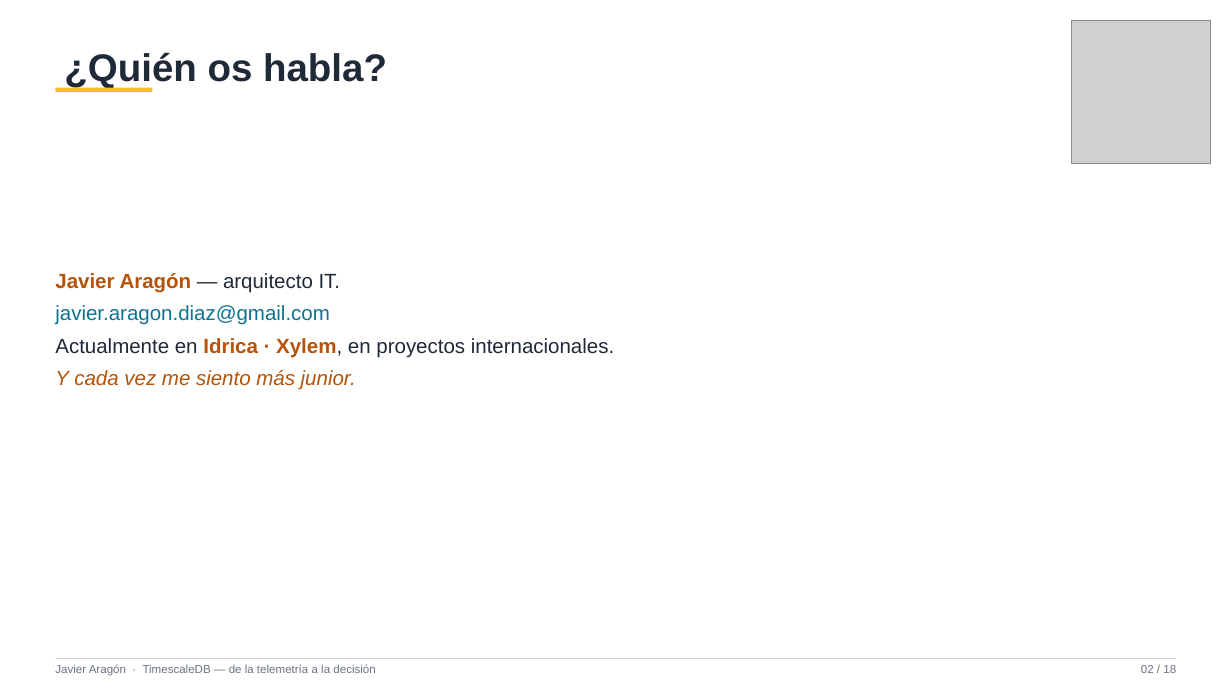
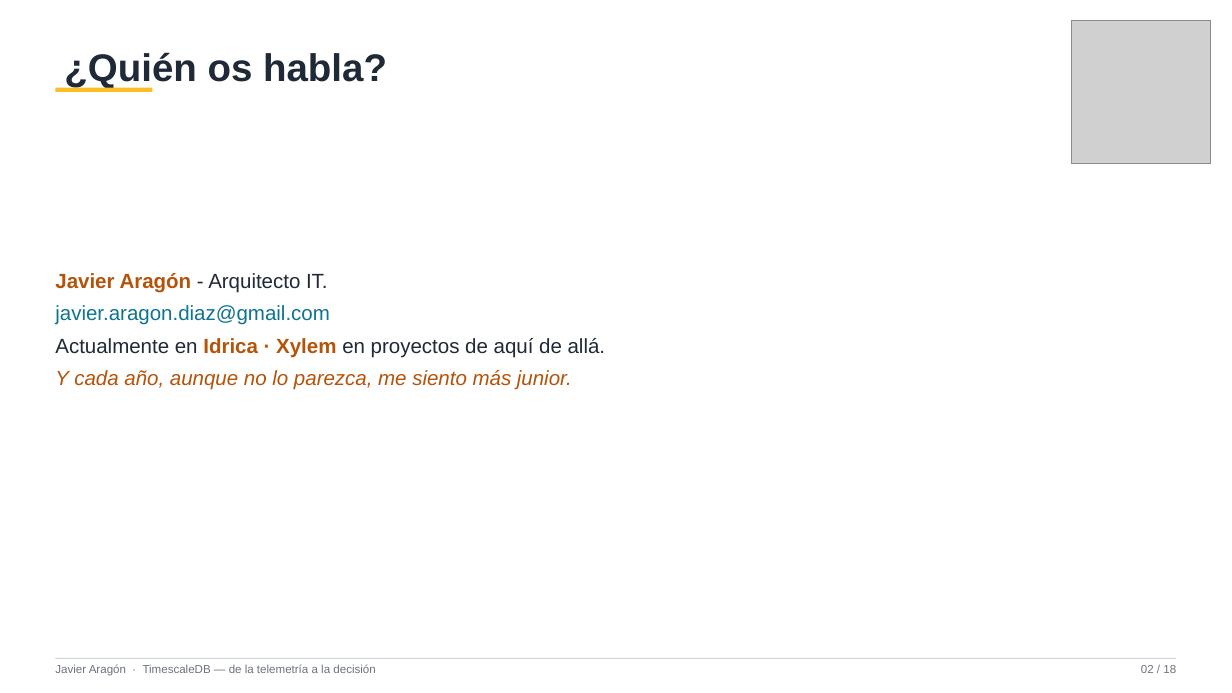
Before and after one commit to xavipuerto/autometrics-demo, a slide deck: slide 2 of TimescaleDB-PPT-Javier.pptx. Drawn at 1232x693 pixels with LibreOffice and Linux fonts; fonts in the diff are those of the drawing; grey boxes stand for pictures. Boxes give left, top, right and bottom in pixels: in the first picture for what was removed or moved away, otherwise in the second. Text is boxed around its words. In the diff, an @@ line names an element or a change of style, - is before the commit and + after.

Commit message:
PPT: ajustar la bio de la portada (Javier Aragon - Arquitecto IT, proyectos de aqui de alla)

```diff
--- a/TimescaleDB-PPT-Javier.pptx
+++ b/TimescaleDB-PPT-Javier.pptx
@@ text at (x1=55, y1=273, x2=328, y2=293): text changed @@
-Javier Aragón — arquitecto IT.
+Javier Aragón - Arquitecto IT.
@@ text at (x1=55, y1=338, x2=606, y2=390): text changed; text colour #1F2937 to #B45309 @@
-Actualmente en Idrica · Xylem, en proyectos internacionales.
-Y cada vez me siento más junior.
+Actualmente en Idrica · Xylem en proyectos de aquí de allá.
+Y cada año, aunque no lo parezca, me siento más junior.
```
Also in this commit, not shown: 2 other files.
